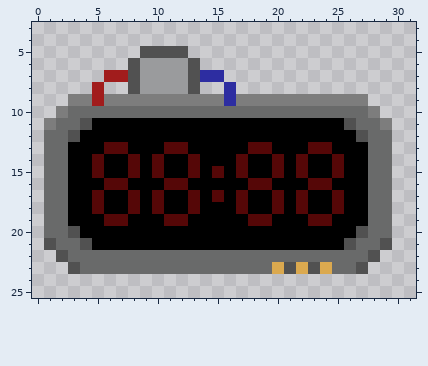
Pixel-art sprite -- Resources/Textures/_NF/Objects/Devices/borgclock.rsi/base.png. The picture above was drawn from the file before the commit.
The file is 32x32 pixels. Shown: x 0..31, y 3..25.
Once edited:
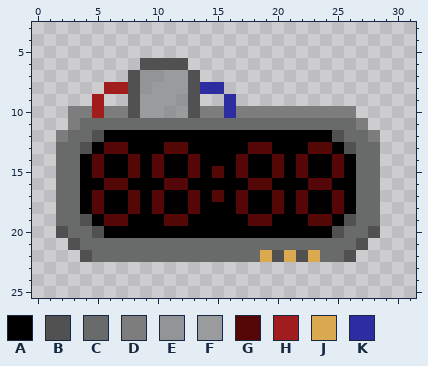
Palette (. is transparent): A #000000  B #515151  C #696a6a  D #7d7d7d  E #939496  F #9a9b9d  G #550707  H #a11c1c  J #dba94f  K #2d2da1
The author wrote: fix borg clock, smaller base
From old to new:
y 5: x 9..12 BBBB -> ....
y 6: x 8..13 BFFFFB -> .BBBB.
y 7: x 6..7 HH -> ..; x 9..10 FF -> EE; x 14..15 KK -> ..
y 8: x 5..7 H.. -> .HH; x 9 F -> E; x 14..16 ..K -> KK.
y 9: x 3..4 DD -> ..; x 6..15 DDDDDDDDDD -> ..BFFFEB..; x 17..27 DDDDDDDDDDD -> ...........
y 10: x 2..28 DCCCCCCCCCCCCCCCCCCCCCCCCCD -> .DDHDDBFFEFBDDKDDDDDDDDDD..
y 11: x 1..29 DCCBAAAAAAAAAAAAAAAAAAAAABCCD -> ..DCCCCCCCCCCCCCCCCCCCCCCCD..
y 12: x 1..5 CCBAA -> .DCCB; x 25..29 AABCC -> BCCD.
y 13: x 1 C -> .; x 3..4 AA -> CB; x 26..27 AA -> BC; x 29 C -> .
y 14..18: x 1 C -> .; x 3 A -> C; x 27 A -> C; x 29 C -> .
y 19: x 1 C -> .; x 3..4 AA -> CB; x 26..27 AA -> BC; x 29 C -> .
y 20: x 1..5 CCBAA -> .BCCB; x 25..29 AABCC -> BCCB.
y 21: x 1..29 BCCBAAAAAAAAAAAAAAAAAAAAABCCB -> ..BCCCCCCCCCCCCCCCCCCCCCCCB..
y 22: x 2..4 BCC -> ..B; x 19..23 CCCCC -> JBJBJ; x 26..28 CCB -> B..
y 23: x 3..27 BCCCCCCCCCCCCCCCCJBJBJCCB -> .........................
Pixel boxes of the changes (left, top, right, bottom) in both pictures:
changed: (44, 46, 392, 274)
